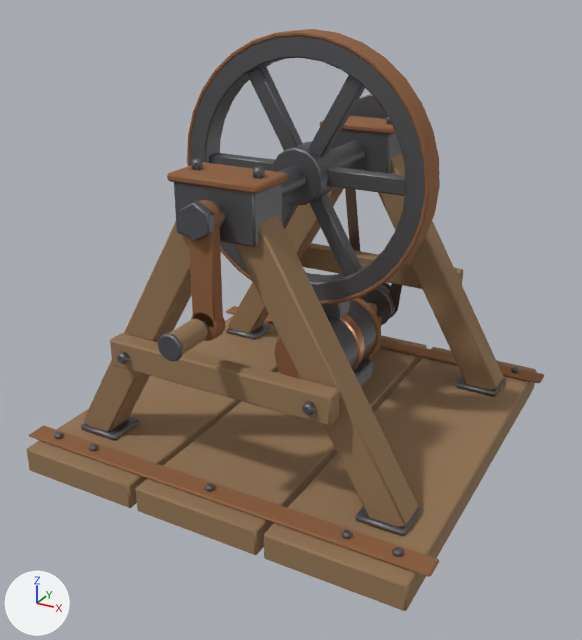
What one commit did to the FBX model Art/feCrank/feCrank.fbx.
Both versions are drawn from a 50 mm camera at (0.786, -1.494, 1.021) aimed at (0.013, -0.088, 0.318). Every picture has the same lights, and +X, +Y and +Z are marked at lower left. The picture after the commit comes second. Where no turn or scale is listed for an object, it has been applied to the vertices. Vertices at exactly the same position are counted once.

The first picture shows 'feCrank_Base', 'feCrank_Rotor' and 1 more.
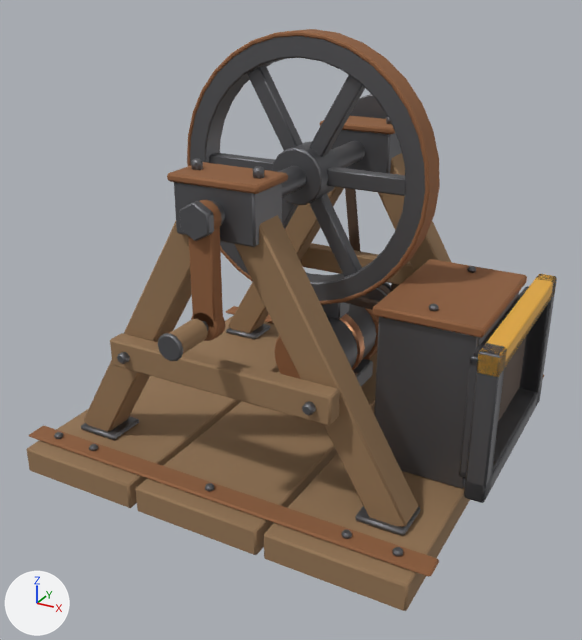
Where the change shows, as pixel boxes (x1, y1, x2, y2) in the pictures (582 x 640 px):
'feCrank_Base', reshaped
    before: (27, 116, 544, 611)
    after: (27, 116, 557, 611)
part 1 of me_fecrank_base_001, added
    after: (429, 304, 439, 311)
part 2 of me_fecrank_base_001, added
    after: (467, 266, 476, 273)
part 3 of me_fecrank_base_001, added
    after: (344, 259, 557, 503)

Diff of the bpy script that builds the scene:
```diff
--- a/Art/feCrank/feCrank.fbx.py
+++ b/Art/feCrank/feCrank.fbx.py
@@ mat_fecrank_portout @@
+mat_fecrank_portout = principled_material('feCrank_PortOut')
+mat_fecrank_portout.base_color = (0.85, 0.45, 0.06)  # orange #edb345
+mat_fecrank_portout.metallic = 0.2
+mat_fecrank_portout.roughness = 0.6
@@ me_fecrank_base_001 @@
 # used by ob_fecrank_base; location = (0.0, 0.0, 0.0); rotation_euler = (1.571, 0.0, 0.0), in degrees (90, 0, 0)
-me_fecrank_base_001.from_pydata(...)  # 2032 vertices, 2064 faces; spans x -0.47..0.47, y 0.0..0.73, z -0.46..0.46
+me_fecrank_base_001.from_pydata(...)  # 2488 vertices, 2568 faces; spans x -0.47..0.5, y 0.0..0.73, z -0.46..0.46
+# me_fecrank_base_001 part 1: the loose piece of 36 vertices spanning x -0.075..-0.055, y 0.68..0.7, z 0.29..0.31 is copied, and the copy is scaled about its middle by (0.902, 0.488, 0.902), then moved by (0.405, -0.265, -0.18); it spans x 0.33..0.35, y 0.419..0.431, z 0.111..0.129
+# me_fecrank_base_001 part 2: the loose piece of 36 vertices spanning x 0.39..0.41, y 0.066..0.078, z -0.409..-0.391 is copied, and the copy is moved by (-0.06, 0.353, 0.28); it spans x 0.33..0.35, y 0.419..0.431, z -0.129..-0.111
+# me_fecrank_base_001 part 3: 384 vertices added at x -0.01..0.5, y 0.06..0.42, z -0.225..0.225
 me_fecrank_base_001.materials.append(mat_fecrank_wood)
@@ me_fecrank_base_001 @@
 me_fecrank_base_001.materials.append(mat_fecrank_leather)
+me_fecrank_base_001.materials.append(mat_fecrank_portout)  # orange #edb345
```
